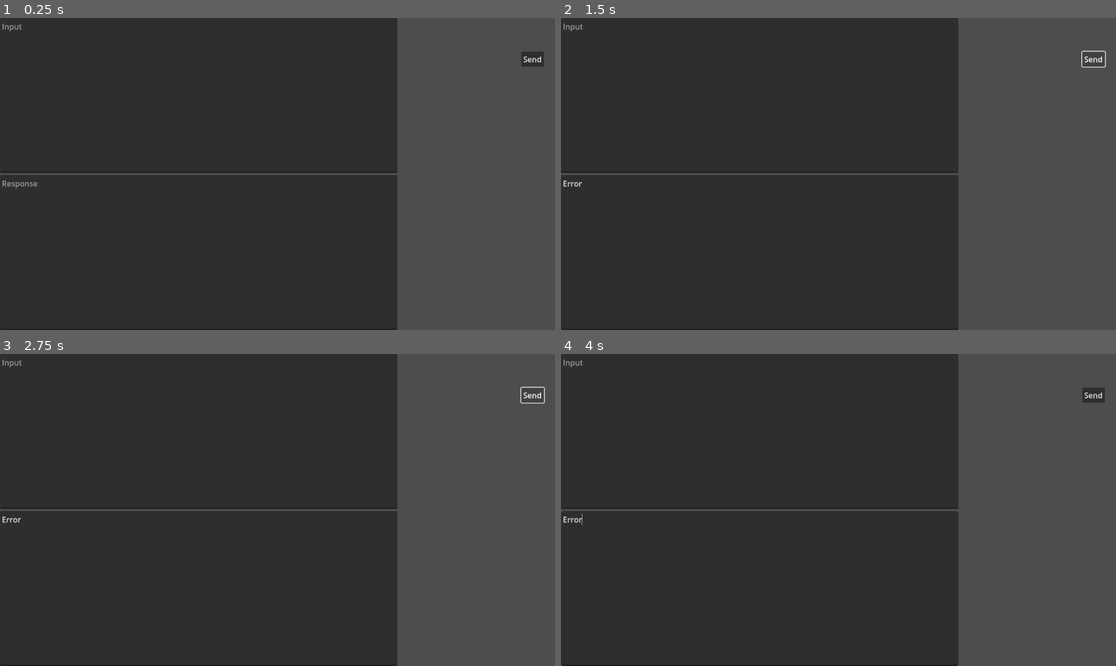
Above: before the commit, frames 1-4 (two rows, left to right).
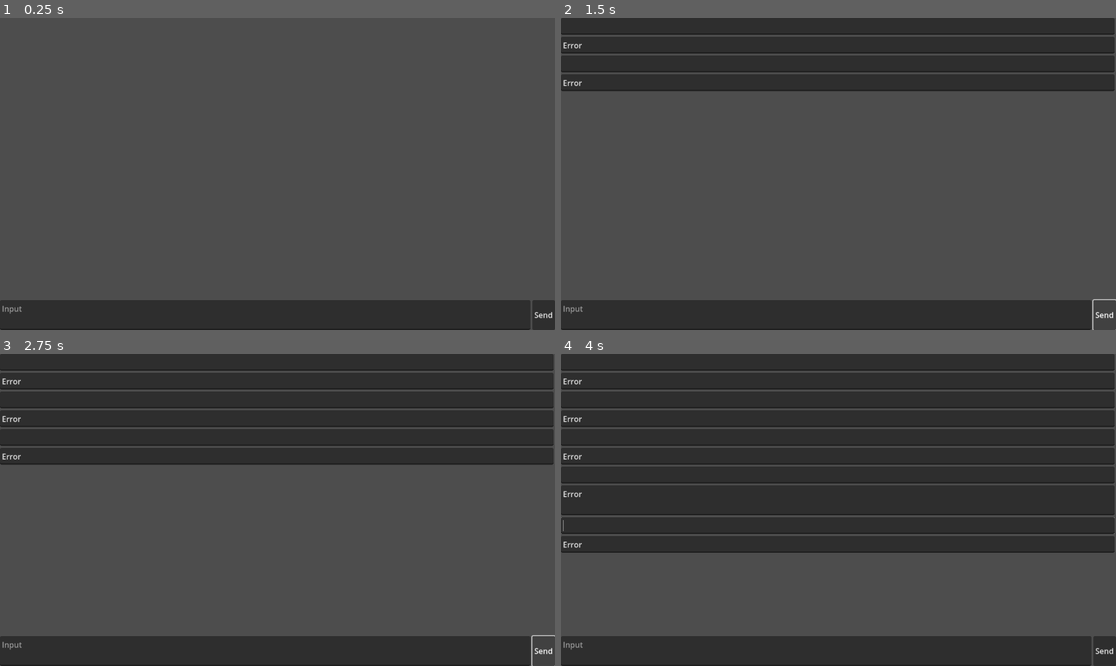
Above: after the commit, the same moments.

Repository: LunCoSim/lunco-chat-ai
Game: Godot game, scene res://main.tscn
The game is run twice, just before and just after one commit, with the same random seed, the same clock (stepped at 60 frames per second) and the same inputs.
Inputs (mouse positions are in pixels of both pictures, inside the frame that each line leads up to):
- Up to frame 1 (0.25 s): no input
- Up to frame 2 (1.5 s): click "Send" at 0.5 s; click "Send" at 1.25 s
- Up to frame 3 (2.75 s): click "Send" at 2 s
- Up to frame 4 (4 s): tap Enter at 2.75, 2.85, 3.6 s; move the mouse to (960, 494) at 2.77 s; click (960, 494) at 2.92 s; tap Space at 3.5 s; move the mouse to (727, 525) at 3.52 s; click (727, 525) at 3.67 s

The runs differ from the first frame. In frame 1, 67% of the frame differs, in the area x 0-100%, y 0-100%; in frame 2, 57%; in frame 3, 52%; in frame 4, 42%.

Commit message:
- Updated interface

Diff:
--- /dev/null
+++ b/LCTextEdit.tscn
@@ -0,0 +1,11 @@
+[gd_scene load_steps=2 format=3 uid="uid://cd37qpbjnmlj2"]
+
+[ext_resource type="Script" path="res://lc_text_edit.gd" id="1_yrl45"]
+
+[node name="LcTextEdit" type="TextEdit"]
+anchors_preset = 15
+anchor_right = 1.0
+anchor_bottom = 1.0
+grow_horizontal = 2
+grow_vertical = 2
+script = ExtResource("1_yrl45")
--- a/ai_api.gd
+++ b/ai_api.gd
@@ -25,20 +25,21 @@
 	}
 
 
-func send(text):
-
+func send_messages(messages):
 	var body = JSON.new().stringify({
-			"messages": [make_message(text)],
-			"temperature": 0.6,
-			"frequency_penalty": 0.1,
-			"presence_penalty": 0.1,
-			"max_tokens": 4096,
-			"model":model,
-			"stream":false
-		})
+		"messages": messages,
+		"temperature": 0.6,
+		"frequency_penalty": 0.1,
+		"presence_penalty": 0.1,
+		"max_tokens": 4096,
+		"model":model,
+		"stream":false
+	})
 
 	send_request(GROQ_URL, get_headers(), body)
 
+func send_text(text):
+	send_messages([make_message(text)])
 
 ##
 func _on_request_complited(result, response_code, headers, body):
--- /dev/null
+++ b/code.tscn
@@ -0,0 +1,23 @@
+[gd_scene load_steps=2 format=3 uid="uid://bsd2cwka3v8p2"]
+
+[sub_resource type="GDScript" id="GDScript_qp2r7"]
+script/source = "extends CodeEdit
+
+
+# Called when the node enters the scene tree for the first time.
+func _ready() -> void:
+	pass # Replace with function body.
+
+
+# Called every frame. 'delta' is the elapsed time since the previous frame.
+func _process(delta: float) -> void:
+	pass
+"
+
+[node name="Code" type="CodeEdit"]
+anchors_preset = 15
+anchor_right = 1.0
+anchor_bottom = 1.0
+grow_horizontal = 2
+grow_vertical = 2
+script = SubResource("GDScript_qp2r7")
--- /dev/null
+++ b/input_container.gd
@@ -0,0 +1,19 @@
+extends HBoxContainer
+
+signal on_send
+
+# Called when the node enters the scene tree for the first time.
+func _ready() -> void:
+	pass # Replace with function body.
+
+
+# Called every frame. 'delta' is the elapsed time since the previous frame.
+func _process(delta: float) -> void:
+	pass
+
+
+func _on_input_gui_input(event: InputEvent) -> void:
+	if event is InputEventKey and event.is_pressed():
+		#var e = event as InputEventKey
+		if event.keycode == KEY_ENTER:
+			on_send.emit()
--- /dev/null
+++ b/lc_text_edit.gd
@@ -0,0 +1,18 @@
+extends TextEdit
+class_name LCTextEdit
+
+
+func _init() -> void:
+	self.custom_minimum_size.y = self.get_theme_default_font_size()
+	self.wrap_mode =TextEdit.LINE_WRAPPING_BOUNDARY
+	self.scroll_fit_content_height = true
+
+
+# Called when the node enters the scene tree for the first time.
+func _ready() -> void:
+	pass # Replace with function body.
+
+
+# Called every frame. 'delta' is the elapsed time since the previous frame.
+func _process(delta: float) -> void:
+	pass
--- a/main.gd
+++ b/main.gd
@@ -1,6 +1,6 @@
 extends Control
 
-
+var messages = []
 # Called when the node enters the scene tree for the first time.
 func _ready() -> void:
 	pass # Replace with function body.
@@ -11,13 +11,23 @@
 	pass
 
 
-
+func add_message(text, role="user"):
+	messages.append(%AiAPI.make_message(text, role))
+	var text_edit := LCTextEdit.new()
+	text_edit.text = str(text)
+	%Messages.add_child(text_edit)
+	pass
 
 func _on_send_btn_pressed() -> void:
 	var api = %AiAPI
-	api.send(%Input.text)
+	var text = %Input.text
+
+	add_message(text)
+	print(messages)
+	api.send_messages(messages)
+	%Input.text = ""
 
 
 func _on_ai_api_responded(text: Variant) -> void:
 	print("Responded: ", text)
-	%Output.text = str(text)
+	add_message(text, "assistant")
--- a/main.tscn
+++ b/main.tscn
@@ -1,9 +1,163 @@
-[gd_scene load_steps=4 format=3 uid="uid://cbbe6d753c2fq"]
+[gd_scene load_steps=9 format=3 uid="uid://cbbe6d753c2fq"]
 
 [ext_resource type="Script" path="res://main.gd" id="1_kyqgd"]
 [ext_resource type="Script" path="res://ai_api.gd" id="2_kk3kp"]
+[ext_resource type="Script" path="res://input_container.gd" id="3_m0en4"]
+
+[sub_resource type="StyleBoxTexture" id="StyleBoxTexture_g5c2m"]
 
 [sub_resource type="Theme" id="Theme_dmwok"]
+/styles/color = SubResource("StyleBoxTexture_g5c2m")
+
+[sub_resource type="StyleBoxFlat" id="StyleBoxFlat_p8fbk"]
+bg_color = Color(0.248782, 0.651645, 0.807461, 1)
+
+[sub_resource type="Theme" id="Theme_nol30"]
+AcceptDialog/colors/title_color = Color(0, 0.698039, 0, 1)
+AcceptDialog/styles/panel = SubResource("StyleBoxFlat_p8fbk")
+Button/styles/disabled = null
+Button/styles/focus = null
+Button/styles/hover = null
+Button/styles/normal = null
+Button/styles/pressed = null
+CheckBox/styles/disabled = null
+CheckBox/styles/focus = null
+CheckBox/styles/hover = null
+CheckBox/styles/hover_pressed = null
+CheckBox/styles/normal = null
+CheckBox/styles/pressed = null
+CheckButton/styles/disabled = null
+CheckButton/styles/focus = null
+CheckButton/styles/hover = null
+CheckButton/styles/hover_pressed = null
+CheckButton/styles/normal = null
+CheckButton/styles/pressed = null
+CodeEdit/styles/completion = null
+CodeEdit/styles/focus = null
+CodeEdit/styles/normal = null
+CodeEdit/styles/read_only = null
+ColorPickerButton/styles/disabled = null
+ColorPickerButton/styles/focus = null
+ColorPickerButton/styles/hover = null
+ColorPickerButton/styles/normal = null
+ColorPickerButton/styles/pressed = null
+ColorPresetButton/styles/preset_fg = null
+FlatButton/styles/disabled = null
+FlatButton/styles/hover = null
+FlatButton/styles/normal = null
+FlatButton/styles/pressed = null
+FlatMenuButton/styles/disabled = null
+FlatMenuButton/styles/hover = null
+FlatMenuButton/styles/normal = null
+FlatMenuButton/styles/pressed = null
+GraphEdit/styles/menu_panel = null
+GraphEdit/styles/panel = null
+GraphEditMinimap/styles/camera = null
+GraphEditMinimap/styles/node = null
+GraphEditMinimap/styles/panel = null
+GraphNode/styles/panel = null
+GraphNode/styles/panel_selected = null
+GraphNode/styles/slot = null
+GraphNode/styles/titlebar = null
+GraphNode/styles/titlebar_selected = null
+GraphNodeTitleLabel/styles/normal = null
+HScrollBar/styles/grabber = null
+HScrollBar/styles/grabber_highlight = null
+HScrollBar/styles/grabber_pressed = null
+HScrollBar/styles/scroll = null
+HScrollBar/styles/scroll_focus = null
+HSeparator/styles/separator = null
+HSlider/styles/grabber_area = null
+HSlider/styles/grabber_area_highlight = null
+HSlider/styles/slider = null
+ItemList/styles/cursor = null
+ItemList/styles/cursor_unfocused = null
+ItemList/styles/focus = null
+ItemList/styles/hovered = null
+ItemList/styles/panel = null
+ItemList/styles/selected = null
+ItemList/styles/selected_focus = null
+Label/styles/normal = null
+LineEdit/styles/focus = null
+LineEdit/styles/normal = null
+LineEdit/styles/read_only = null
+LinkButton/styles/focus = null
+MenuBar/styles/disabled = null
+MenuBar/styles/hover = null
+MenuBar/styles/normal = null
+MenuBar/styles/pressed = null
+MenuButton/styles/disabled = null
+MenuButton/styles/focus = null
+MenuButton/styles/hover = null
+MenuButton/styles/normal = null
+MenuButton/styles/pressed = null
+OptionButton/styles/disabled = null
+OptionButton/styles/disabled_mirrored = null
+OptionButton/styles/focus = null
+OptionButton/styles/hover = null
+OptionButton/styles/hover_mirrored = null
+OptionButton/styles/normal = null
+OptionButton/styles/normal_mirrored = null
+OptionButton/styles/pressed = null
+OptionButton/styles/pressed_mirrored = null
+Panel/styles/panel = null
+PanelContainer/styles/panel = null
+PopupDialog/styles/panel = null
+PopupMenu/styles/hover = null
+PopupMenu/styles/labeled_separator_left = null
+PopupMenu/styles/labeled_separator_right = null
+PopupMenu/styles/panel = null
+PopupMenu/styles/separator = null
+PopupPanel/styles/panel = null
+ProgressBar/styles/background = null
+ProgressBar/styles/fill = null
+RichTextLabel/styles/focus = null
+RichTextLabel/styles/normal = null
+ScrollContainer/styles/panel = null
+TabBar/styles/button_highlight = null
+TabBar/styles/button_pressed = null
+TabBar/styles/tab_disabled = null
+TabBar/styles/tab_focus = null
+TabBar/styles/tab_hovered = null
+TabBar/styles/tab_selected = null
+TabBar/styles/tab_unselected = null
+TabContainer/styles/panel = null
+TabContainer/styles/tab_disabled = null
+TabContainer/styles/tab_focus = null
+TabContainer/styles/tab_hovered = null
+TabContainer/styles/tab_selected = null
+TabContainer/styles/tab_unselected = null
+TabContainer/styles/tabbar_background = null
+TextEdit/styles/focus = null
+TextEdit/styles/normal = null
+TextEdit/styles/read_only = null
+TooltipPanel/styles/panel = null
+Tree/styles/button_pressed = null
+Tree/styles/cursor = null
+Tree/styles/cursor_unfocused = null
+Tree/styles/custom_button = null
+Tree/styles/custom_button_hover = null
+Tree/styles/custom_button_pressed = null
+Tree/styles/focus = null
+Tree/styles/panel = null
+Tree/styles/selected = null
+Tree/styles/selected_focus = null
+Tree/styles/title_button_hover = null
+Tree/styles/title_button_normal = null
+Tree/styles/title_button_pressed = null
+VScrollBar/styles/grabber = null
+VScrollBar/styles/grabber_highlight = null
+VScrollBar/styles/grabber_pressed = null
+VScrollBar/styles/scroll = null
+VScrollBar/styles/scroll_focus = null
+VSeparator/styles/separator = null
+VSlider/styles/grabber_area = null
+VSlider/styles/grabber_area_highlight = null
+VSlider/styles/slider = null
+Window/styles/embedded_border = null
+Window/styles/embedded_unfocused_border = null
+
+[sub_resource type="Theme" id="Theme_wcxlx"]
 
 [node name="Main" type="Control"]
 layout_mode = 3
@@ -15,39 +169,47 @@
 theme = SubResource("Theme_dmwok")
 script = ExtResource("1_kyqgd")
 
-[node name="SendBtn" type="Button" parent="."]
-unique_name_in_owner = true
+[node name="ScrollContainer" type="ScrollContainer" parent="."]
 layout_mode = 0
-offset_left = 1082.0
-offset_top = 70.0
-offset_right = 1129.0
-offset_bottom = 101.0
-text = "Send"
-
-[node name="Messages" type="VBoxContainer" parent="."]
-unique_name_in_owner = true
+offset_right = 1149.0
+offset_bottom = 577.0
+
+[node name="Messages" type="VBoxContainer" parent="ScrollContainer"]
+unique_name_in_owner = true
+layout_mode = 2
+size_flags_horizontal = 3
+size_flags_vertical = 3
+theme = SubResource("Theme_nol30")
+
+[node name="AiAPI" type="HTTPRequest" parent="."]
+unique_name_in_owner = true
+script = ExtResource("2_kk3kp")
+
+[node name="InputContainer" type="HBoxContainer" parent="."]
 layout_mode = 1
 anchors_preset = -1
+anchor_top = 1.0
+anchor_right = 1.0
 anchor_bottom = 1.0
-offset_right = 825.0
-grow_vertical = 2
-
-[node name="Input" type="TextEdit" parent="Messages"]
+offset_top = -62.0
+grow_horizontal = 2
+grow_vertical = 0
+script = ExtResource("3_m0en4")
+
+[node name="Input" type="TextEdit" parent="InputContainer"]
 unique_name_in_owner = true
 layout_mode = 2
+size_flags_horizontal = 3
 size_flags_vertical = 3
+theme = SubResource("Theme_wcxlx")
 placeholder_text = "Input"
 
-[node name="Output" type="TextEdit" parent="Messages"]
-unique_name_in_owner = true
-auto_translate_mode = 1
+[node name="SendBtn" type="Button" parent="InputContainer"]
+unique_name_in_owner = true
 layout_mode = 2
-size_flags_vertical = 3
-placeholder_text = "Response"
-
-[node name="AiAPI" type="HTTPRequest" parent="."]
-unique_name_in_owner = true
-script = ExtResource("2_kk3kp")
-
-[connection signal="pressed" from="SendBtn" to="." method="_on_send_btn_pressed"]
+text = "Send"
+
 [connection signal="responded" from="AiAPI" to="." method="_on_ai_api_responded"]
+[connection signal="on_send" from="InputContainer" to="." method="_on_send_btn_pressed"]
+[connection signal="gui_input" from="InputContainer/Input" to="InputContainer" method="_on_input_gui_input"]
+[connection signal="pressed" from="InputContainer/SendBtn" to="." method="_on_send_btn_pressed"]
